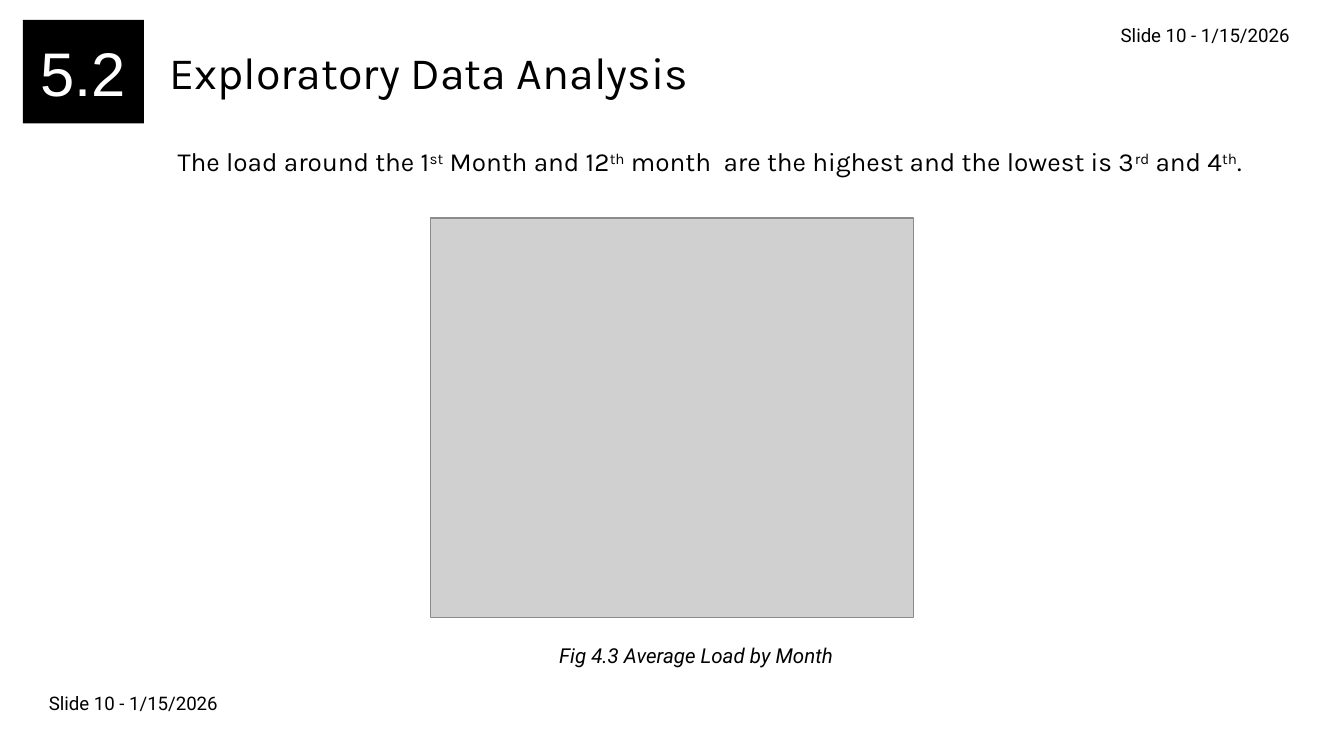
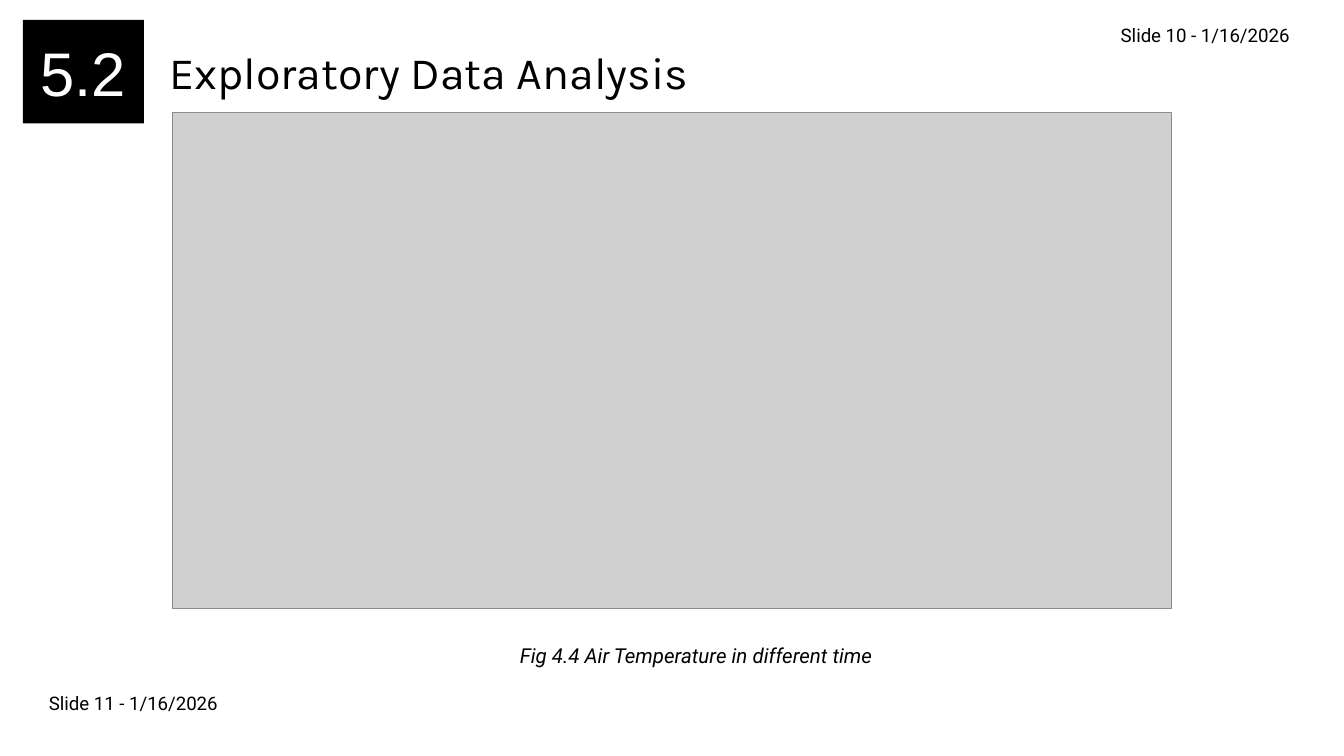
Before and after one commit to bikash0351/feeder, a slide deck: slide 13 of documentation/MW Load Presenation Final.pptx. Drawn at 1344x756 pixels with LibreOffice and Linux fonts; fonts in the diff are those of the drawing; grey boxes stand for pictures. Boxes give left, top, right and bottom in pixels: in the first picture for what was removed or moved away, otherwise in the second. Text is boxed around its words. In the diff, an @@ line names an element or a change of style, - is before the commit and + after.

```diff
--- a/documentation/MW Load Presenation Final.pptx
+++ b/documentation/MW Load Presenation Final.pptx
@@ text at bbox=[1121, 28, 1290, 43]: text changed @@
-Slide 10 - 1/15/2026
+Slide 10 - 1/16/2026
@@ picture added at bbox=[172, 113, 1171, 609] @@
@@ subtitle removed at bbox=[178, 153, 1202, 178] @@
-The load around the 1st Month and 12th month are the highest and the lowest is 3rd and 4th.
@@ picture removed at bbox=[430, 218, 914, 617] @@
@@ text at bbox=[520, 647, 872, 668]: text changed @@
-Fig 4.3 Average Load by Month
+Fig 4.4 Air Temperature in different time
@@ text at bbox=[49, 696, 218, 711]: text changed @@
-Slide 10 - 1/15/2026
+Slide 11 - 1/16/2026
```
Also in this commit, not shown: 19 other slides changed, 4 slides added, 25 other files.
